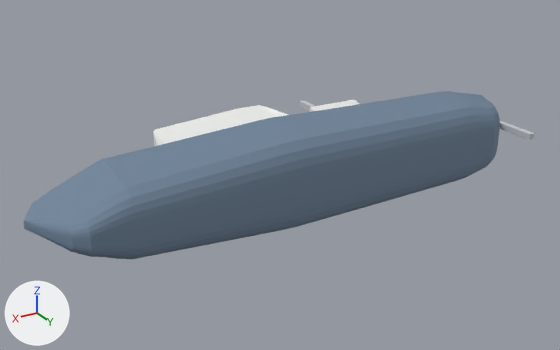
The glTF model models/mine-clearance-loft-slender.glb, before and after one commit.
Before and after are seen from a camera (50 mm lens) standing at (1.4, 1.99, 1.09) and looking at (-0.04, -0.4, -0.11). Every picture has the same lights, and +X, +Y and +Z are marked at lower left. The first picture is the older version. Vertices at exactly the same position are counted once.

Script lines for the objects in view, before the commit:
```python
me_mine_clearance_loft_slender = bpy.data.meshes.new('mine-clearance-loft-slender')
me_mine_clearance_loft_slender.from_pydata(...)  # 1907 vertices, 3774 faces; spans x -0.99..0.97, y -0.84..-0.01, z -0.19..0.19
# faces by material slot: [1230, 2460, 84]
me_mine_clearance_loft_slender.materials.append(mat_hull)  # blue #6f8499
me_mine_clearance_loft_slender.materials.append(mat_house)  # white #eff0ed
me_mine_clearance_loft_slender.materials.append(mat_rig)  # light grey #c4c7cb
# before: 1851 (0.17, -0.51, 0.01), 1854 (0.19, -0.51, 0.01), 1856 (0.19, -0.51, -0.01), 1858 (0.17, -0.51, -0.01)
# before: 1868 (-0.43, -0.84, 0.01) at pixel (304, 100), 1869 (-0.41, -0.84, 0.01) at pixel (300, 101), 1871 (-0.41, -0.84, -0.01) at pixel (300, 106), 1873 (-0.43, -0.84, -0.01)
ob_mine_clearance_loft_slender = bpy.data.objects.new('mine-clearance-loft-slender', me_mine_clearance_loft_slender)
ob_mine_clearance_loft_slender.location = (0.0, 0.0, 0.0)
```
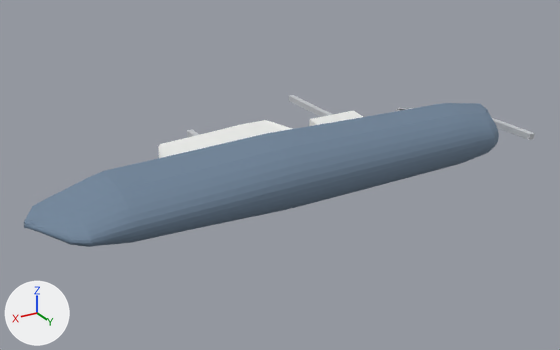
The edits, one by one:
me_mine_clearance_loft_slender is used by ob_mine_clearance_loft_slender; location (0.0, 0.0, 0.0).
me_mine_clearance_loft_slender had 1907 vertices, 3774 faces and spanned x -0.99..0.97, y -0.84..-0.01, z -0.19..0.19.
me_mine_clearance_loft_slender now has 1907 vertices, 3774 faces and spans x -0.99..0.97, y -0.94..-0.01, z -0.14..0.14.
me_mine_clearance_loft_slender part 1: the loose piece of 617 vertices spanning x -0.36..-0.15, y -0.37..-0.24, z -0.16..0.16 is scaled about its middle by (1, 1, 0.709).
me_mine_clearance_loft_slender part 2: the loose piece of 617 vertices spanning x -0.05..0.5, y -0.49..-0.25, z -0.17..0.17 is scaled about its middle by (1, 0.804, 0.709), then moved by (0.0, 0.02, 0.0).
me_mine_clearance_loft_slender part 3: 545 of 1907 vertices moved; they spanned x -0.9..0.92, y -0.33..-0.04, z -0.19..0.19 and now span x -0.9..0.92, y -0.33..-0.04, z -0.14..0.14; mean shift (0.0, -0.02, 0.0); largest move (0.69, -0.1, -0.12) -> (0.69, -0.17, -0.09).
Part 4, on me_mine_clearance_loft_slender:
Vertices 1851, 1854, 1856, 1858 of me_mine_clearance_loft_slender move by (0.0, 0.05, 0.0).
Part 5, on me_mine_clearance_loft_slender:
Vertices 1868, 1869, 1871, 1873 of me_mine_clearance_loft_slender move by (0.0, -0.1, 0.0).
me_mine_clearance_loft_slender part 6: 160 of the faces centred in x -0.88..0.95, y -0.49..-0.04, z -0.17..0.18 are now shaded flat.
Other edits to the shape of me_mine_clearance_loft_slender do not show in these pictures.

Boxes (x1, y1, x2, y2) around the edits, measured in the pictures (560 x 350 px; the box of a moved part takes in the faces that stretch with it):
'mine-clearance-loft-slender', reshaped (9% shorter)
    before: (24, 91, 535, 259)
    after: (24, 95, 535, 247)
part 1 of me_mine_clearance_loft_slender, moved or reshaped
    before: (310, 99, 360, 112)
    after: (309, 111, 363, 126)
part 2 of me_mine_clearance_loft_slender, moved or reshaped
    before: (153, 105, 288, 146)
    after: (158, 120, 292, 158)
part 3 of me_mine_clearance_loft_slender, moved or reshaped
    before: (24, 91, 500, 259)
    after: (24, 103, 499, 247)
part 4 of me_mine_clearance_loft_slender, moved or reshaped (not visible before)
    after: (187, 130, 200, 137)
part 5 of me_mine_clearance_loft_slender, moved or reshaped
    before: (300, 101, 315, 111)
    after: (289, 95, 333, 117)
part 6 of me_mine_clearance_loft_slender, shading changed
    before: (27, 94, 496, 258)
    after: (24, 103, 494, 244)
